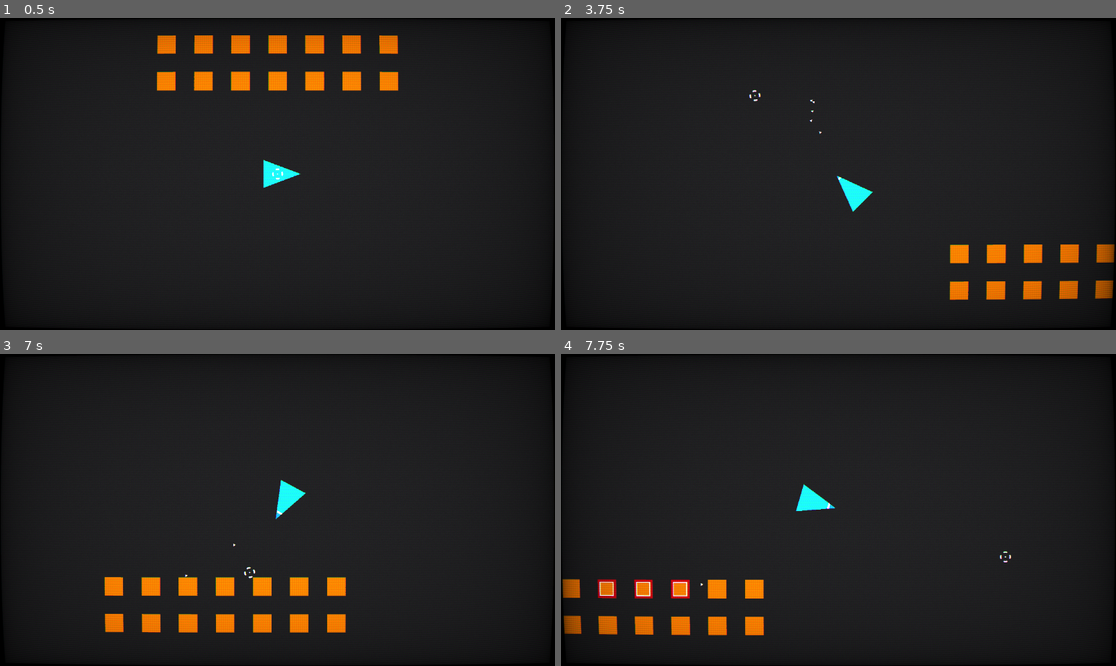
Above: before the commit, frames 1-4 (two rows, left to right).
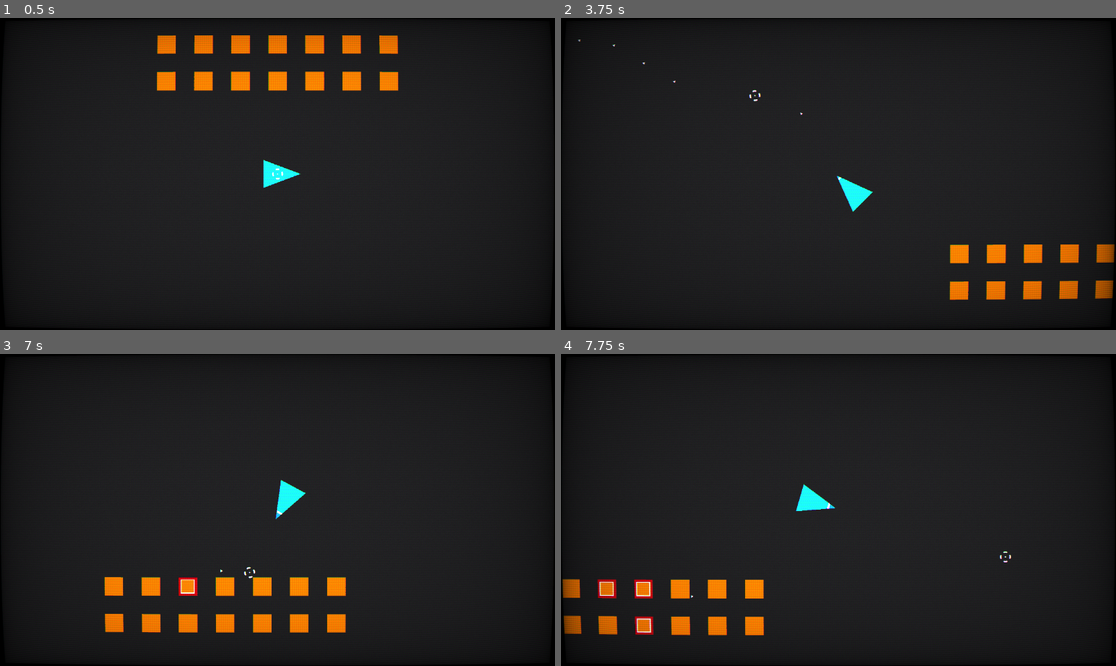
Above: after the commit, the same moments.

Repository: LordChildConsumer/MiniHordeShooter
Game: Godot game, scene res://main.tscn
Two runs of this game, one before a commit and one after it. Both use one fixed random seed, a clock stepped at 60 frames per second and the inputs below.
Inputs (mouse positions are in pixels of both pictures, inside the frame that each line leads up to):
- Up to frame 1 (0.5 s): no input
- Up to frame 2 (3.75 s): tap Enter at 0.5 s; move the mouse to (810, 236) at 0.52 s; press the mouse at (810, 236) at 0.53 s; hold W (move_up) 0.53-2.03 s; move the mouse to (1005, 220) at 1.27 s; release the mouse at (1005, 220) at 1.28 s; click (1005, 220) at 1.35 s; move the mouse to (672, 127) at 2.02 s; press the mouse at (672, 127) at 2.03 s; hold A (move_left) 2.03-3.53 s; move the mouse to (866, 174) at 2.77 s; release the mouse at (866, 174) at 2.78 s; click (866, 174) at 2.85 s; move the mouse to (755, 96) at 3.52 s; press the mouse at (755, 96) at 3.53 s; hold S (move_down) from 3.53 s (still down)
- Up to frame 3 (7 s): move the mouse to (399, 494) at 4.27 s; release S (move_down) at 4.28 s; release the mouse at (399, 494) at 4.28 s; hold D (move_right) 4.28-5.03 s; click (399, 494) at 4.35 s; move the mouse to (166, 525) at 5.02 s; press the mouse at (166, 525) at 5.03 s; hold W (move_up) 5.03-5.78 s; move the mouse to (333, 441) at 5.77 s; release the mouse at (333, 441) at 5.78 s; hold D (move_right) from 5.78 s (still down); click (333, 441) at 5.85 s; move the mouse to (249, 572) at 6.52 s; press the mouse at (249, 572) at 6.53 s
- Up to frame 4 (7.75 s): keep holding D (move_right); move the mouse to (1005, 556) at 7.27 s; release the mouse at (1005, 556) at 7.28 s; click (1005, 556) at 7.35 s

Frame 1 is identical in both runs. In frame 2, less than 0.1% of the frame differs, in the area x 3-48%, y 6-38%; in frame 3, 0.1%; in frame 4, 0.3%, in the area x 13-26%, y 72-90%.

Commit message:
enemy hurt sounds

Diff:
--- a/components/health.gd
+++ b/components/health.gd
@@ -2,7 +2,7 @@
 
 ## Stores an entity's health, typically referenced by a Hitbox Component
 
-signal health_changed(new_health);
+signal health_changed(new_health, old_health);
 signal health_zero;
 
 
@@ -14,8 +14,9 @@
 
 # ---- Health Set/Get ---- #
 func set_health(value: int) -> void:
+	var old_health: int = health;
 	health = value;
-	health_changed.emit(health);
+	health_changed.emit(health, old_health);
 	if health <= 0: health_zero.emit();
 
 func get_health() -> int:
--- a/components/health_poly.gd
+++ b/components/health_poly.gd
@@ -36,7 +36,7 @@
 
 
 ## Updates the [param pct] of the health shader.
-func _on_health_component_health_changed(new_health: int) -> void:
+func _on_health_component_health_changed(new_health: int, _old_health: int) -> void:
 	# Maps current health between 0.0 and 1.0 since that's what 'pct' expects.
 	var pct := inverse_lerp(0.0, health_component.max_health, new_health);
 
--- a/enemy/base/enemy.gd
+++ b/enemy/base/enemy.gd
@@ -27,6 +27,9 @@
 ## The node called on death to drop loot, if any.
 @onready var loot_dropper: LootDropper = $LootDropper;
 
+## The node that handles playing the various enemy sounds.
+@onready var sound_parent: EnemySounds = $Sounds as EnemySounds;
+
 ## The position this enemy should be moving towards.
 ## Updated when [member pathing_timer] times out.
 var target_position: Vector2 = Vector2.INF;
@@ -37,6 +40,7 @@
 	if !health:
 		push_warning("No Health Component @ '%s'." % get_path());
 	else:
+		health.health_changed.connect(_on_health_changed);
 		health.health_zero.connect(_on_health_zero);
 
 	# Connect pathing_timer.timeout to update_target_position.
@@ -84,6 +88,12 @@
 	move_and_slide();
 
 
+## Runs when this enemy's [member health] changes.
+func _on_health_changed(new: int, old: int) -> void:
+	if new < old:
+		sound_parent.play_hurt();
+
+
 ## Runs when this enemy's [member health] reaches 0.
 func _on_health_zero() -> void:
 	loot_dropper.try_drop();
--- a/enemy/base/enemy.tscn
+++ b/enemy/base/enemy.tscn
@@ -1,9 +1,10 @@
-[gd_scene load_steps=5 format=3 uid="uid://buw2e4iufgd6b"]
+[gd_scene load_steps=6 format=3 uid="uid://buw2e4iufgd6b"]
 
 [ext_resource type="Script" path="res://enemy/base/enemy.gd" id="1_8mpge"]
 [ext_resource type="Script" path="res://components/health.gd" id="1_figuj"]
 [ext_resource type="Script" path="res://components/hitbox.gd" id="2_rqs7t"]
 [ext_resource type="Script" path="res://enemy/base/loot_dropper.gd" id="4_y1oud"]
+[ext_resource type="Script" path="res://enemy/base/sounds.gd" id="5_btidn"]
 
 [node name="Enemy" type="CharacterBody2D"]
 script = ExtResource("1_8mpge")
@@ -37,3 +38,13 @@
 script = ExtResource("4_y1oud")
 
 [node name="Sounds" type="Node2D" parent="."]
+script = ExtResource("5_btidn")
+
+[node name="Attack" type="AudioStreamPlayer2D" parent="Sounds"]
+max_polyphony = 2
+
+[node name="Hurt" type="AudioStreamPlayer2D" parent="Sounds"]
+max_polyphony = 2
+
+[node name="Death" type="AudioStreamPlayer2D" parent="Sounds"]
+max_polyphony = 2
--- /dev/null
+++ b/enemy/base/sounds.gd
@@ -0,0 +1,39 @@
+class_name EnemySounds extends Node2D;
+
+## Just an interface to keep enemy.gd a little cleaner.
+
+
+@export_group("Hurt")
+@export var hurt_pitch_min: float = 0.9;
+@export var hurt_pitch_max: float = 1.1;
+
+
+## The [AudioStreamPlayer2D] with the attack sound.
+@onready var attack := $Attack as AudioStreamPlayer2D;
+## The [AudioStreamPlayer2D] with the hurt sound.
+@onready var hurt := $Hurt as AudioStreamPlayer2D;
+## The [AudioStreamPlayer2D] with the death sound.
+@onready var death := $Death as AudioStreamPlayer2D;
+
+
+
+
+func play_attack() -> void:
+	pass;
+
+
+func play_hurt() -> void:
+	print_debug("playing hurt")
+	hurt.pitch_scale = get_pitch_scale(hurt_pitch_min, hurt_pitch_max);
+	hurt.play();
+
+
+func play_death() -> void:
+	pass;
+
+
+
+## Returns [code]min_scale + (max_scale - min_scale) * randfn(0.5, 0.2)[/code].
+func get_pitch_scale(min_scale: float, max_scale: float) -> float:
+	var offset := randfn(0.5, 0.2);
+	return min_scale + (max_scale - min_scale) * offset;
--- a/enemy/grunt.tscn
+++ b/enemy/grunt.tscn
@@ -1,10 +1,11 @@
-[gd_scene load_steps=13 format=3 uid="uid://ekoiptpmfgic"]
+[gd_scene load_steps=14 format=3 uid="uid://ekoiptpmfgic"]
 
 [ext_resource type="PackedScene" uid="uid://buw2e4iufgd6b" path="res://enemy/base/enemy.tscn" id="1_teq23"]
 [ext_resource type="Material" uid="uid://c3wjdvchc6q7e" path="res://shaders/enemy/grunt/grunt_health_shader.tres" id="2_7fp8q"]
 [ext_resource type="Script" path="res://components/health_poly.gd" id="3_n3u2s"]
 [ext_resource type="Script" path="res://attack/melee_attack.gd" id="4_wdt70"]
 [ext_resource type="PackedScene" uid="uid://bo840exfxpum7" path="res://pickups/health/small_health_pickup.tscn" id="5_1goch"]
+[ext_resource type="AudioStream" uid="uid://d2lol58ywg6cf" path="res://assets/audio/sound/player/attacks/basic_attack_p_0.wav" id="6_22d57"]
 
 [sub_resource type="PlaceholderTexture2D" id="PlaceholderTexture2D_4r1f1"]
 size = Vector2(64, 64)
@@ -127,3 +128,7 @@
 legendary_drops = Array[PackedScene]([ExtResource("5_1goch")])
 rare_drops = Array[PackedScene]([ExtResource("5_1goch")])
 common_drops = Array[PackedScene]([ExtResource("5_1goch")])
+
+[node name="Hurt" parent="Sounds" index="1"]
+stream = ExtResource("6_22d57")
+volume_db = -10.0
--- a/player/player.tscn
+++ b/player/player.tscn
@@ -11,7 +11,7 @@
 [ext_resource type="Script" path="res://attack/attack.gd" id="9_ocn7y"]
 [ext_resource type="PackedScene" uid="uid://cu3ltb3ua6k4w" path="res://projectile/friendly/BasicProj_P.tscn" id="10_5g6sa"]
 [ext_resource type="Script" path="res://player/player_sounds.gd" id="11_lykpo"]
-[ext_resource type="AudioStream" uid="uid://d2lol58ywg6cf" path="res://assets/audio/sound/player/attacks/BasicAttackP_0.wav" id="12_qfmsc"]
+[ext_resource type="AudioStream" uid="uid://d2cd4y7ubxsd2" path="res://assets/audio/sound/enemy/grunt_hurt.wav" id="12_6sooj"]
 
 [sub_resource type="PlaceholderTexture2D" id="PlaceholderTexture2D_jiba8"]
 size = Vector2(128, 96)
@@ -72,6 +72,6 @@
 attack = NodePath("../Weapon/BasicAttack")
 
 [node name="ShootSND" type="AudioStreamPlayer" parent="Sounds"]
-stream = ExtResource("12_qfmsc")
+stream = ExtResource("12_6sooj")
 volume_db = -5.0
 max_polyphony = 4
--- a/projectile/friendly/BasicProj_P.tscn
+++ b/projectile/friendly/BasicProj_P.tscn
@@ -4,6 +4,7 @@
 
 [node name="BasicProjectile_P" type="Area2D"]
 script = ExtResource("1_yv4hq")
+spd = 1000.0
 dmg = 10
 friendly = true
 
Not shown, added: assets/audio/sound/enemy/grunt_hurt.wav.import
Not shown, added: assets/audio/sound/enemy/what.txt
Not shown, changed: assets/audio/sound/player/attacks/basic_attack_p.wav.import
Not shown, changed: assets/audio/sound/player/attacks/basic_attack_p_0.wav.import
Not shown, changed: assets/audio/sound/player/attacks/basic_attack_p_1.wav.import
Not shown, changed: assets/audio/sound/player/attacks/what.txt
Not shown, added: assets/audio/sound/enemy/grunt_hurt.wav
Not shown, added: assets/audio/sound/player/attacks/basic_attack_p.wav
Not shown, added: assets/audio/sound/player/attacks/basic_attack_p_0.wav
Not shown, added: assets/audio/sound/player/attacks/basic_attack_p_1.wav
